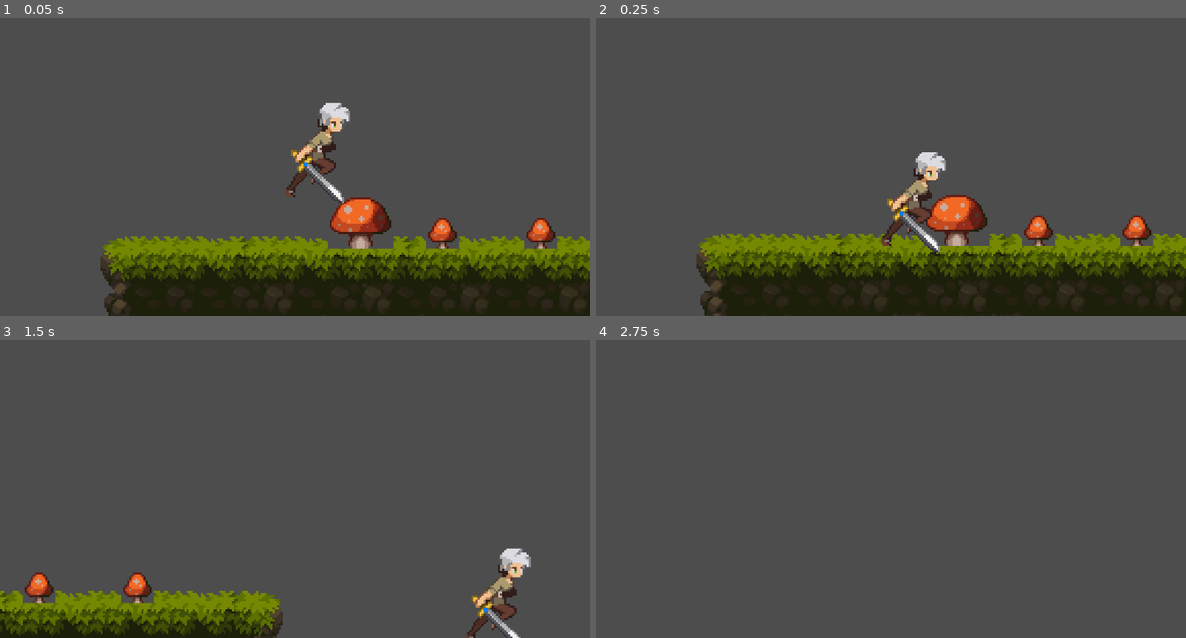
Above: before the commit, frames 1-4 (two rows, left to right).
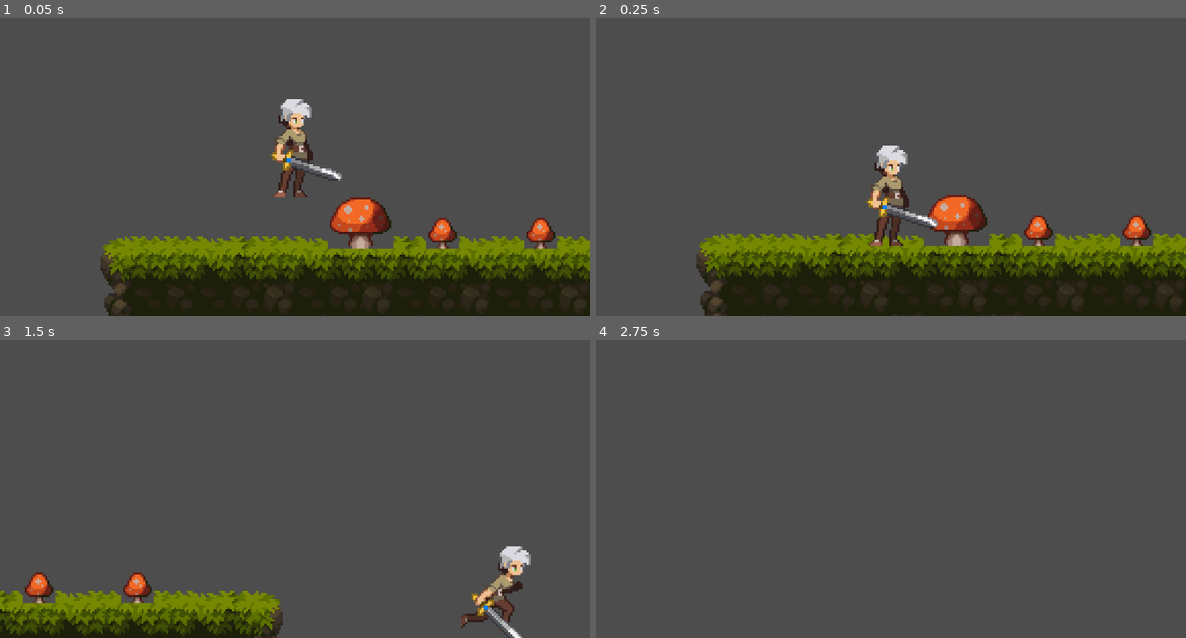
Above: after the commit, the same moments.

Repository: LJX2017/2D-Platformer
Game: Godot game, scene res://node_2d.tscn
The game is run twice, just before and just after one commit, with the same random seed, the same clock (stepped at 60 frames per second) and the same inputs. The project has no main scene, so this scene is started directly.
Inputs:
- Up to frame 1 (0.05 s): no input
- Up to frame 2 (0.25 s): no input
- Up to frame 3 (1.5 s): tap Enter (ui_accept) at 0.5, 0.77 s; hold Right (ui_right) from 0.53 s (still down)
- Up to frame 4 (2.75 s): tap Enter (ui_accept) at 1.52 s; release Right (ui_right) at 2.03 s; hold Left (ui_left) from 2.03 s (still down)

The runs differ from the first frame. In frame 1, 2.4% of the frame differs, in the area x 45-60%, y 27-63%; in frame 2, 2.5%, in the area x 45-60%, y 42-79%; in frame 3, 1.0%; in frame 4, nothing differs.

Commit message:
add character script to use the animations breakpoint 1:

Diff:
--- a/Characters/player.gd
+++ b/Characters/player.gd
@@ -5,6 +5,11 @@
 const JUMP_VELOCITY = -300.0
 @export var double_jump_velocity: float = -250.0
 var has_double_jumped = false
+
+@onready var animated_sprite: AnimatedSprite2D = $AnimatedSprite2D
+
+var animation_locked: bool = false
+var direction: Vector2 = Vector2.ZERO
 
 func _physics_process(delta: float) -> void:
 	# Add the gravity.
@@ -24,10 +29,26 @@
 
 	# Get the input direction and handle the movement/deceleration.
 	# As good practice, you should replace UI actions with custom gameplay actions.
-	var direction := Input.get_axis("ui_left", "ui_right")
+	direction= Vector2(Input.get_axis("ui_left", "ui_right"),
+	Input.get_axis("ui_up", "ui_down"))
 	if direction:
-		velocity.x = direction * SPEED
+		velocity.x = direction.x * SPEED
 	else:
 		velocity.x = move_toward(velocity.x, 0, SPEED)
+	update_facing_direction()
+	update_animation()
+	move_and_slide()
 
-	move_and_slide()
+func update_animation():
+	if not animation_locked:
+		if direction != Vector2.ZERO:
+			animated_sprite.play("run")
+		else:
+			animated_sprite.play("Idle")
+
+
+func update_facing_direction():
+	if direction.x < 0:
+		animated_sprite.flip_h = true
+	else:
+		animated_sprite.flip_h = false
